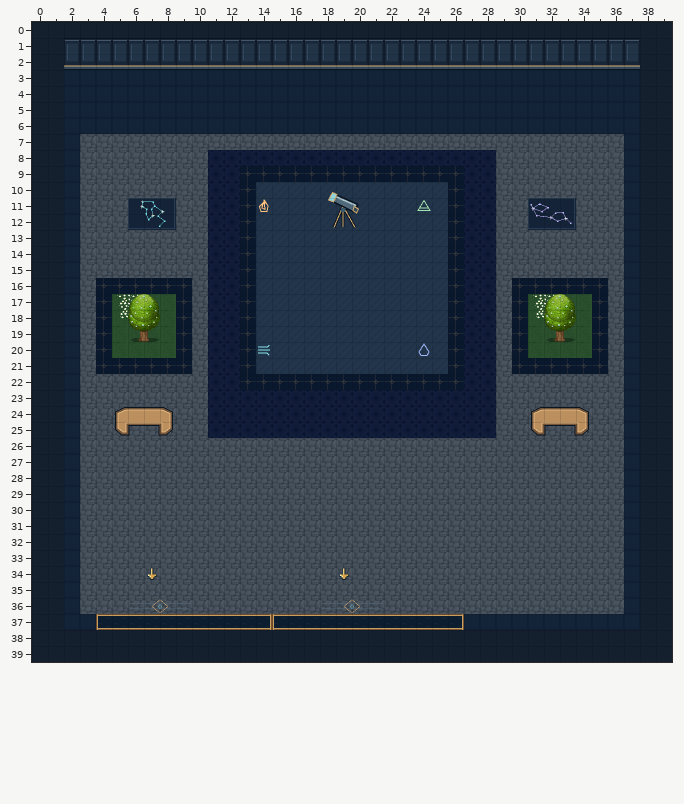
Tiled map (JSON), stored at maps/preview/stargazer-terrace.tmj. That is the earlier state.
Cells are 32x32 px. Shown: x 0..39, y 0..39.
The same view after the edit:
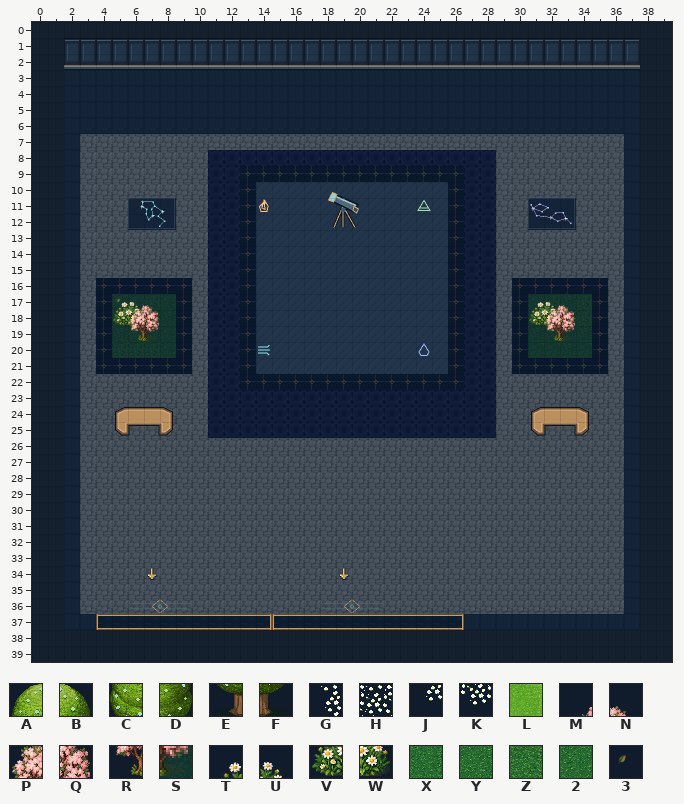
Key: from "art-2": A 12, B 13, C 37, D 38, E 62, F 63, G 528, H 529, J 553, K 554, L 625; from "plaza-garden": M 4, N 5, P 12, Q 13, R 20, S 21, T 32, U 33, V 40, W 41; from "plaza-grass": X 0, Y 1, Z 2, 2 3; from "world-ambient-stargazer-terrac": 3 71.
_ is an empty cell, . an unchanged one.
Tiles of an added or newly shown layer are drawn over the layers below it.
See-through tiles are keyed as they look on the map.
Diff:
--- layer "terrain"
@@ x 5..34 @@
-17 LLLL......................LLLL
-18 LLLL......................LLLL
-19 LLLL......................LLLL
-20 LLLL......................LLLL
+17 Y2Z2......................2ZXZ
+18 Z22X......................YZXZ
+19 XYY2......................XX2X
+20 ZZZ2......................YYXY
--- layer "scenery-belowAvatar-1"
@@ x 5..33 @@
-17 GH........................GH.
-18 JK........................JK.
-19 .__........................__
+17 TU........................TU.
+18 VW........................VW.
+19 .RS........................RS
--- layer "world-ambient-stargazer-terrac #2" (added)
@@ x 5..5 @@
-17 _
+17 3
--- layer "scenery-aboveAvatar-0"
@@ x 6..33 @@
-17 AB........................AB
-18 CD........................CD
-19 EF........................EF
+17 MN........................MN
+18 PQ........................PQ
+19 __........................__
